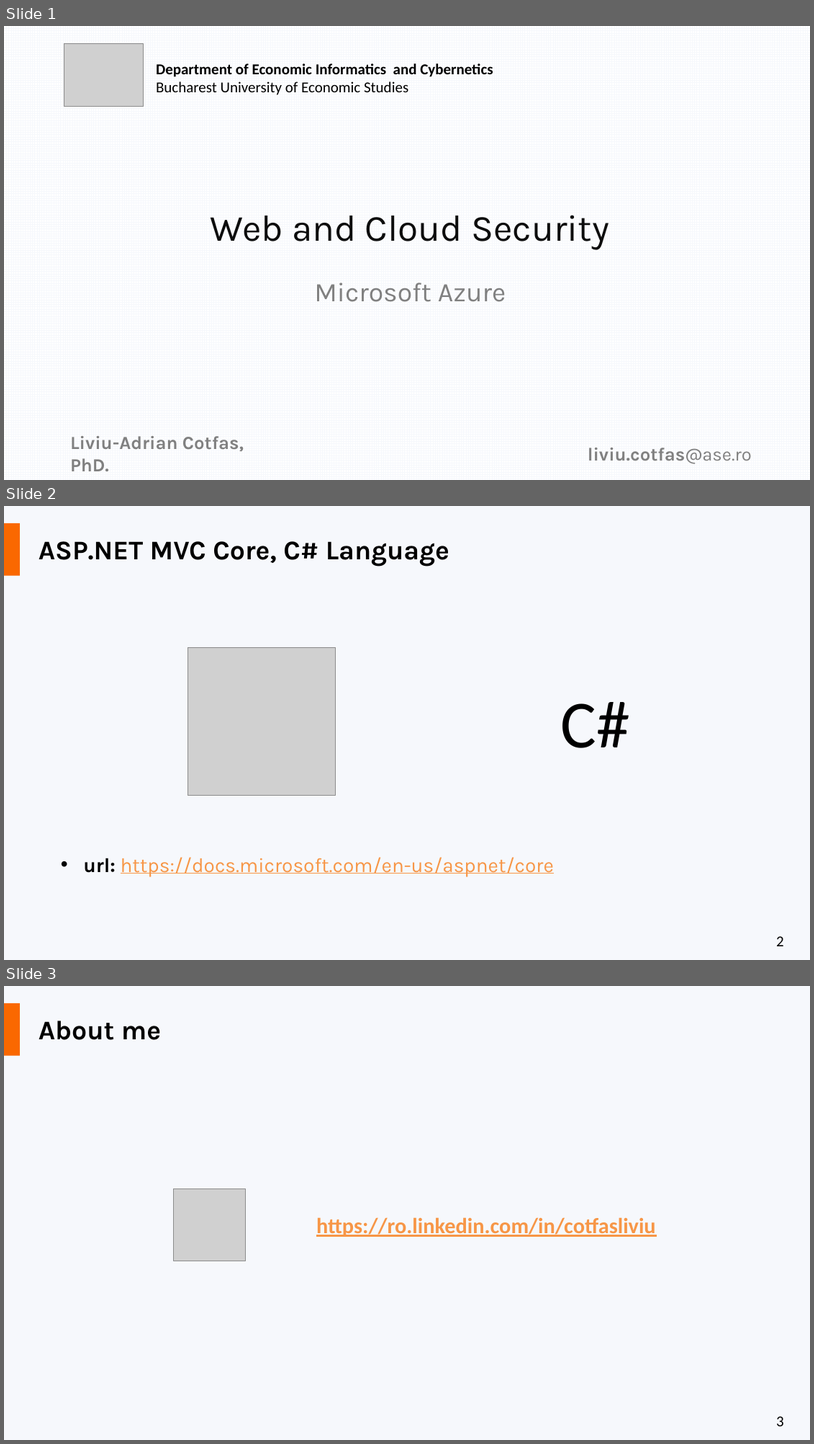
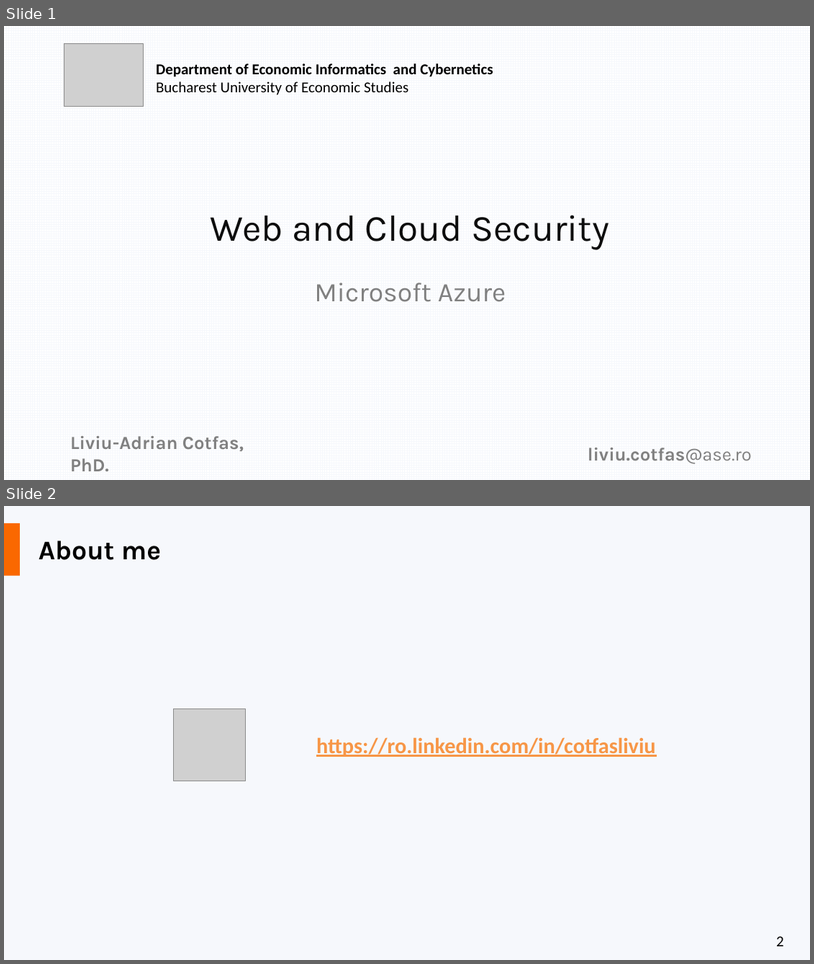
Before and after one commit to liviucotfas/ase-web-and-cloud-applications-security, a slide deck: Presentation Microsoft Azure.pptx. Shown one above the other, each under a label of ours: slides 1, 2 and 3 before the commit, slides 1 and 2 after it. The pictures are 814x1444 and 814x964 pixels, drawn with LibreOffice and Linux fonts; fonts in the diff are those of the drawing; grey boxes stand for pictures; background and template pictures are left out. Boxes give left, top, right and bottom in pixels: in the first picture for what was removed or moved away, otherwise in the second. Text is boxed around its words. In the diff, an @@ line names an element or a change of style, - is before the commit and + after.

```diff
--- a/Presentation Microsoft Azure.pptx
+++ b/Presentation Microsoft Azure.pptx
@@ slide 2 removed at [4, 506, 810, 960], background #F6F8FC; not listed: 2 template elements that a slide beside it also shows @@
@@ title removed at [39, 541, 450, 566] @@
-ASP.NET MVC Core, C# Language
@@ picture removed at [188, 647, 335, 795] @@
@@ text removed at [561, 702, 630, 748] @@
-C#
@@ text removed at [83, 857, 554, 876] @@
-• url: https://docs.microsoft.com/en-us/aspnet/core
@@ what was slide 3 is now slide 2 @@
@@ page number at [777, 936, 784, 946]: text changed @@
-3
+2
```
Also in this commit, not shown: 9 slides added, 73 other slides removed.
